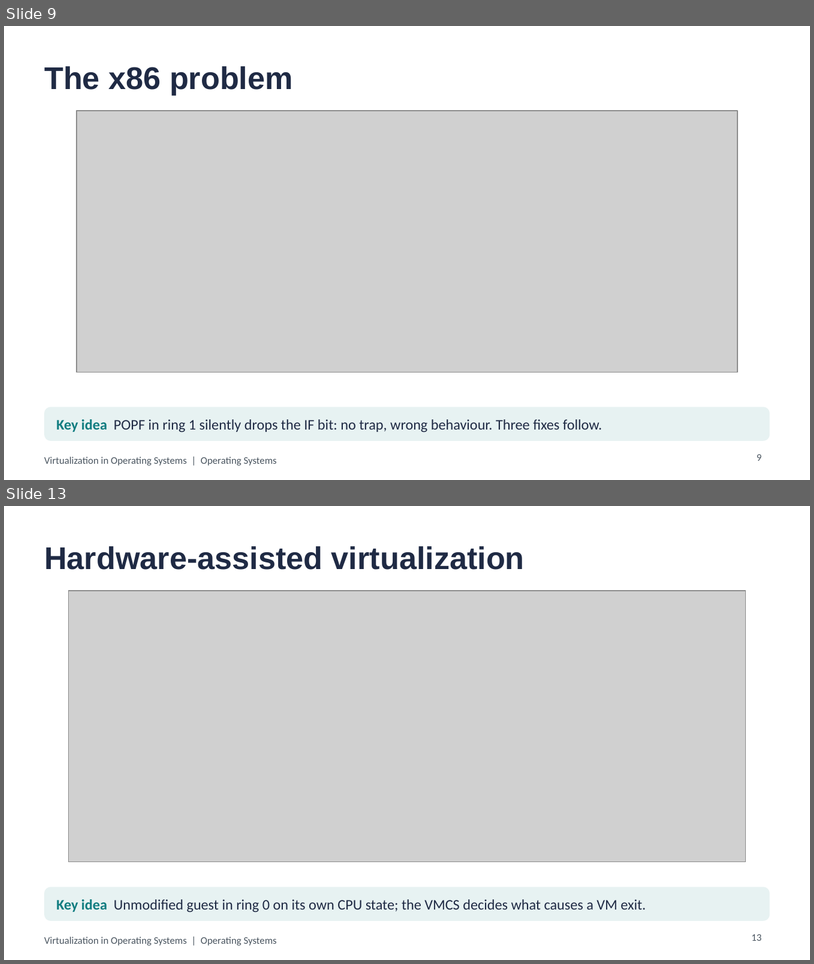
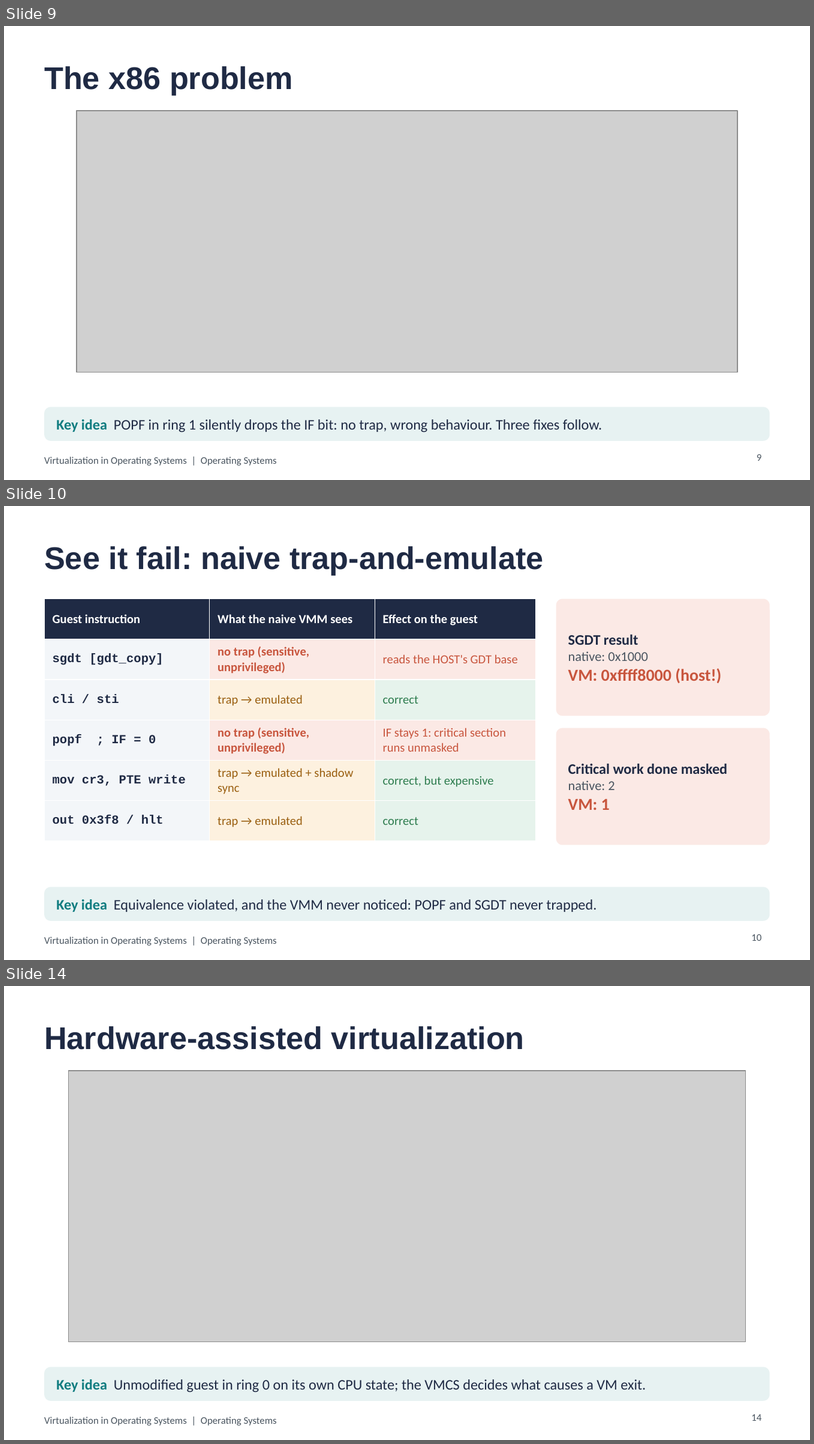
Before and after one commit to aliyassine22/OS-Virtualization, a slide deck: presentation/powerpoint/Virtualization_in_OS.pptx. Shown one above the other, each under a label of ours: slides 9 and 13 before the commit, slides 9, 10 and 14 after it; the slides between them are not shown. The pictures are 814x964 and 814x1444 pixels, drawn with LibreOffice and Linux fonts; fonts in the diff are those of the drawing; grey boxes stand for pictures. Boxes give left, top, right and bottom in pixels: in the first picture for what was removed or moved away, otherwise in the second. Text is boxed around its words. In the diff, an @@ line names an element or a change of style, - is before the commit and + after.

```diff
--- a/presentation/powerpoint/Virtualization_in_OS.pptx
+++ b/presentation/powerpoint/Virtualization_in_OS.pptx
@@ slide 10 added at <box>4,506,810,960</box>, background #FFFFFF; not listed: 1 template element that a slide beside it also shows @@
@@ title added at <box>44,546,543,575</box>, 28 pt, text #1F2A44, bold @@
+See it fail: naive trap-and-emulate
@@ table added at <box>44,599,536,829</box>, 6 rows, 3 columns @@
+Guest instruction | What the naive VMM sees | Effect on the guest
+sgdt [gdt_copy] | no trap (sensitive, unprivileged) | reads the HOST's GDT base
+cli / sti | trap → emulated | correct
+popf ; IF = 0 | no trap (sensitive, unprivileged) | IF stays 1: critical section runs unmasked
+mov cr3, PTE write | trap → emulated + shadow sync | correct, but expensive
+out 0x3f8 / hlt | trap → emulated | correct
@@ rounded rectangle added at <box>557,599,770,715</box>, fill #FBE9E5 @@
@@ text added at <box>569,634,722,683</box>, 15 pt, text #C8553D, bold @@
+SGDT result
+native: 0x1000
+VM: 0xffff8000 (host!)
@@ rounded rectangle added at <box>557,728,770,844</box>, fill #FBE9E5 @@
@@ text added at <box>569,763,728,810</box>, 13 pt, text #1F2A44, bold @@
+Critical work done masked
+native: 2
+VM: 1
@@ rounded rectangle added at <box>44,886,770,921</box>, fill #E7F2F2 @@
@@ text added at <box>56,899,597,912</box>, 13 pt, text #1F2A44 @@
+Key idea Equivalence violated, and the VMM never noticed: POPF and SGDT never trapped.
@@ page number added at <box>752,934,762,940</box>, 9 pt, text #4A5560 @@
+10
@@ what was slide 13 is now slide 14 @@
@@ page number at <box>752,1414,762,1420</box>: text changed @@
-13
+14
```
Also in this commit, not shown: 14 slides changed, 1 other slide added, 16 other files.
